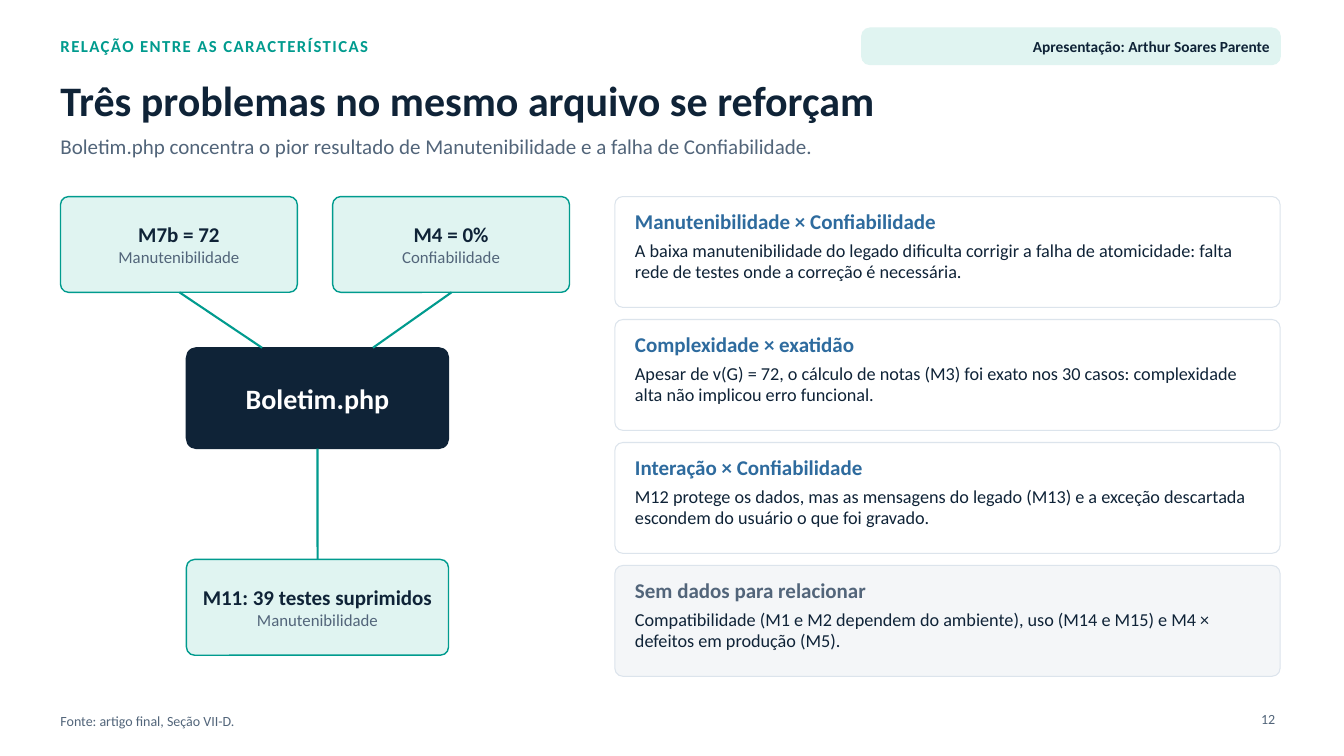
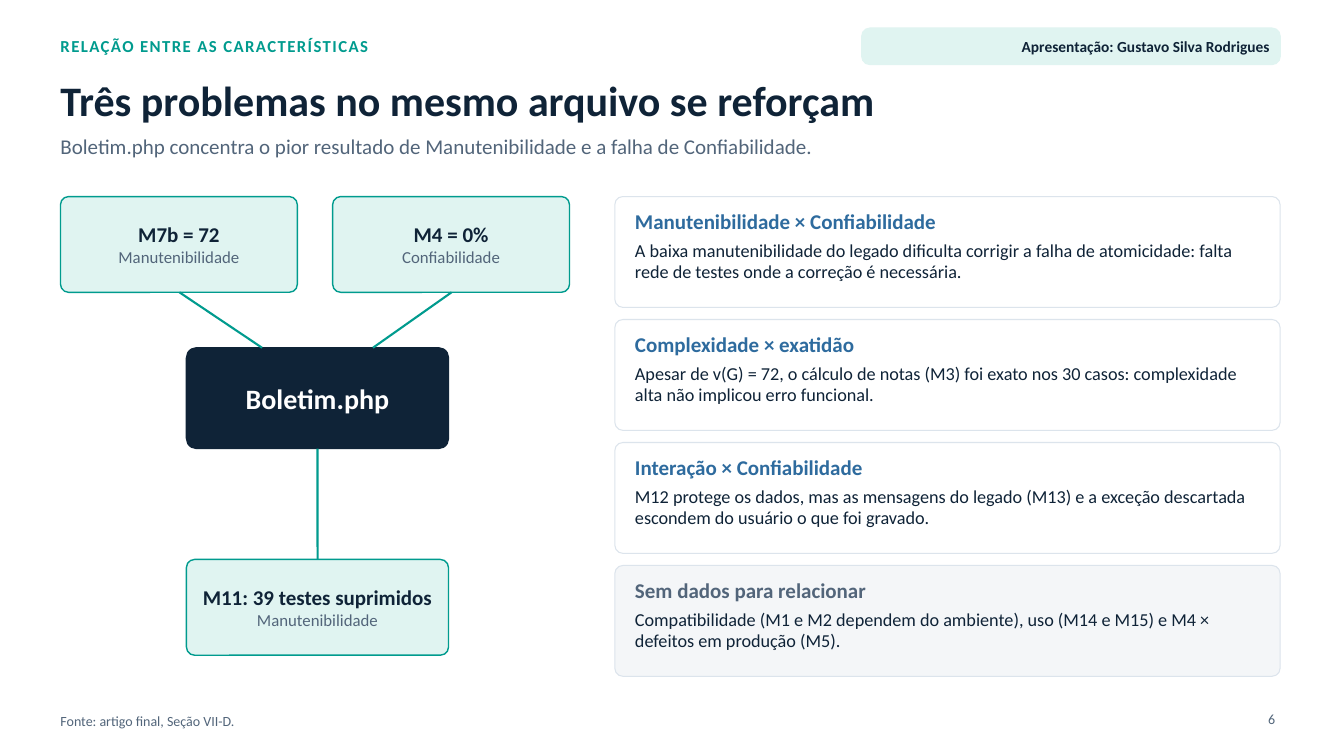
Before and after one commit to FCTE-Qualidade-de-Software-1/2026-2_T02_GRACE_HOPPER, a slide deck: slide 6 of docs/apresentacao_final.pptx (slide 12 before the commit). Drawn at 1344x756 pixels with LibreOffice and Linux fonts; fonts in the diff are those of the drawing. Boxes give left, top, right and bottom in pixels: in the first picture for what was removed or moved away, otherwise in the second. Text is boxed around its words. In the diff, an @@ line names an element or a change of style, - is before the commit and + after.

```diff
--- a/docs/apresentacao_final.pptx
+++ b/docs/apresentacao_final.pptx
@@ text at (x1=1022, y1=41, x2=1270, y2=55): text changed @@
-Apresentação: Arthur Soares Parente
+Apresentação: Gustavo Silva Rodrigues
@@ page number at (x1=1268, y1=714, x2=1275, y2=724): text changed @@
-12
+6
```
Also in this commit, not shown: 4 other slides changed, 6 slides added, 10 slides removed, 3 other files.
